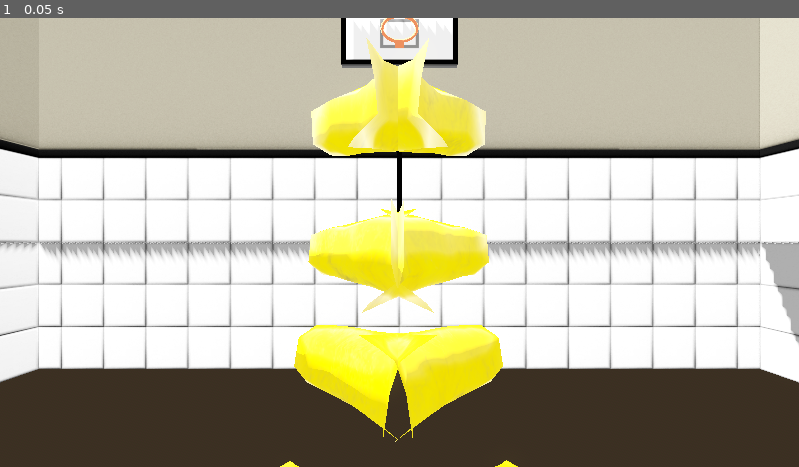
Above: before the commit, frame 1.
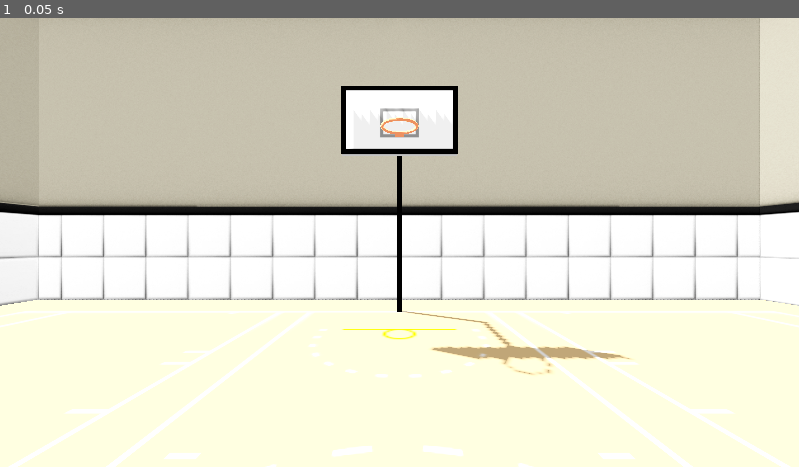
Above: after the commit, the same moment.

Repository: MIMIC-Lab/CAVE-Basketball
Game: Godot game, scene res://Scenes/main.tscn
Two runs of this game, one before a commit and one after it. Both use one fixed random seed, a clock stepped at 60 frames per second and the inputs below.
Inputs:
- Up to frame 1 (0.05 s): no input

The runs differ from the first frame. In frame 1, 62% of the frame differs, in the area x 0-100%, y 0-100%.
Error in both runs: Assertion failed: Unable to open save file. (res://Scripts/data_logger.gd:14)

Commit message:
Disable v-sync for CAVE

Diff:
--- a/Scenes/main.tscn
+++ b/Scenes/main.tscn
@@ -108,7 +108,6 @@
 _dataLogger = NodePath("../Data Logger")
 _letterboxAnim = NodePath("CanvasLayer/AnimationPlayer")
 _fadeRect = NodePath("CanvasLayer/FadeToBlack")
-_activePlayerType = 1
 _controllerPlayer = ExtResource("5_kry3j")
 _vrPlayer = ExtResource("3_ynf5e")
 
--- a/Scripts/data_logger.gd
+++ b/Scripts/data_logger.gd
@@ -9,32 +9,32 @@
 var _file: FileAccess = null
 
 func _ready() -> void:
-    var path = SAVE_PREFIX + str(_participant_id) + ".json"
-    _file = FileAccess.open(path, FileAccess.WRITE)
-    assert(_file != null, "Unable to open save file.")
+	var path = SAVE_PREFIX + str(_participant_id) + ".json"
+	_file = FileAccess.open(path, FileAccess.WRITE)
+	assert(_file != null, "Unable to open save file.")
 
 func SaveShot(pos_id: int, pos: Vector3, attempts: Array[Dictionary]) -> void:
-    _shots.append({
-        "pos_id": pos_id,
-        "pos_x": pos.x,
-        "pos_y": pos.y,
-        "pos_z": pos.z,
-        "attempts": attempts
-    })
+	_shots.append({
+		"pos_id": pos_id,
+		"pos_x": pos.x,
+		"pos_y": pos.y,
+		"pos_z": pos.z,
+		"attempts": attempts
+	})
 
 func FinalizeSave() -> void:
-    var out_data = {
-        "participant_id": _participant_id,
-        "recording_date": Time.get_date_string_from_system(),
-        "shots": _shots
-    }
-    var json_str = JSON.stringify(out_data, "    ")
+	var out_data = {
+		"participant_id": _participant_id,
+		"recording_date": Time.get_date_string_from_system(),
+		"shots": _shots
+	}
+	var json_str = JSON.stringify(out_data, "    ")
 
-    if _file == null or not _file.store_line(json_str):
-        push_warning("Unable to write to file. Printing to console for manual save.")
-        print(json_str)
-    else:
-        print("Saved participant data.")
+	if _file == null or not _file.store_line(json_str):
+		push_warning("Unable to write to file. Printing to console for manual save.")
+		print(json_str)
+	else:
+		print("Saved participant data.")
 
-    if _file:
-        _file.close()
+	if _file:
+		_file.close()
--- a/project.godot
+++ b/project.godot
@@ -24,6 +24,7 @@
 
 window/size/viewport_width=1920
 window/size/viewport_height=1080
+window/vsync/vsync_mode=0
 
 [dotnet]
 
